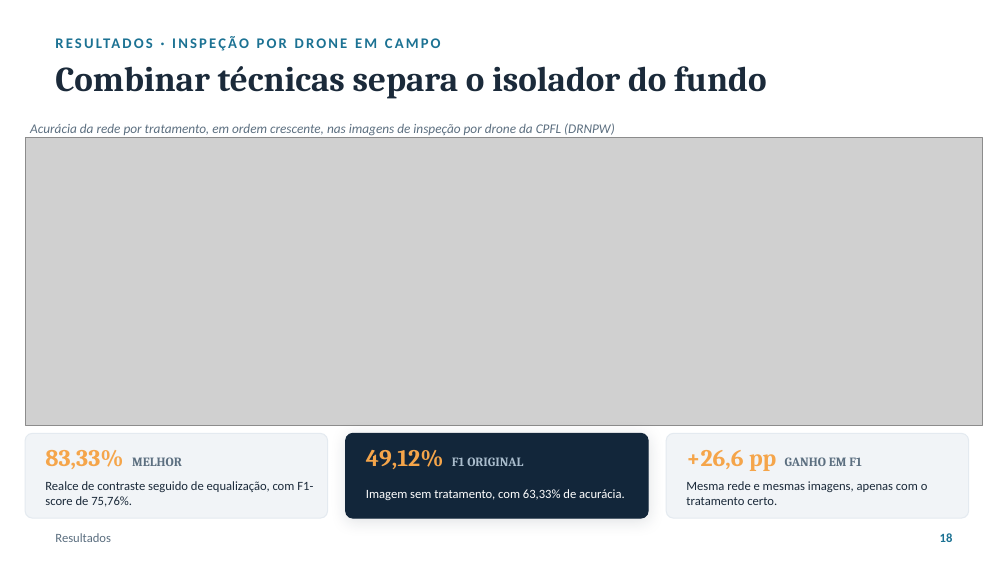
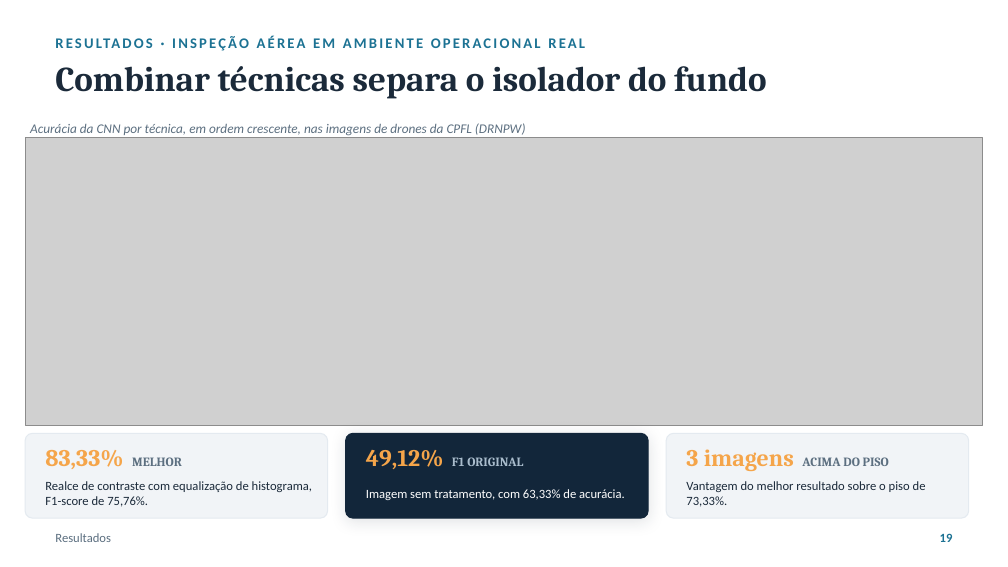
Before and after one commit to luanws/masters-thesis, a slide deck: slide 19 of presentation/defesa.pptx (slide 18 before the commit). Drawn at 1008x567 pixels with LibreOffice and Linux fonts; fonts in the diff are those of the drawing; grey boxes stand for pictures. Boxes give left, top, right and bottom in pixels: in the first picture for what was removed or moved away, otherwise in the second. Text is boxed around its words. In the diff, an @@ line names an element or a change of style, - is before the commit and + after.

```diff
--- a/presentation/defesa.pptx
+++ b/presentation/defesa.pptx
@@ text at bbox=[55, 30, 953, 55]: text changed @@
-RESULTADOS · INSPEÇÃO POR DRONE EM CAMPO
+RESULTADOS · INSPEÇÃO AÉREA EM AMBIENTE OPERACIONAL REAL
@@ text at bbox=[30, 123, 526, 136]: text changed @@
-Acurácia da rede por tratamento, em ordem crescente, nas imagens de inspeção por drone da CPFL (DRNPW)
+Acurácia da CNN por técnica, em ordem crescente, nas imagens de drones da CPFL (DRNPW)
@@ text at bbox=[686, 449, 889, 471]: text changed @@
-+26,6 pp GANHO EM F1
+3 imagens ACIMA DO PISO
@@ text at bbox=[45, 481, 312, 507]: text changed @@
-Realce de contraste seguido de equalização, com F1-score de 75,76%.
+Realce de contraste com equalização de histograma, F1-score de 75,76%.
@@ text at bbox=[686, 481, 926, 507]: text changed @@
-Mesma rede e mesmas imagens, apenas com o tratamento certo.
+Vantagem do melhor resultado sobre o piso de 73,33%.
```
Also in this commit, not shown: 19 other slides changed, 6 slides added, 13 slides removed, 3 other files.
